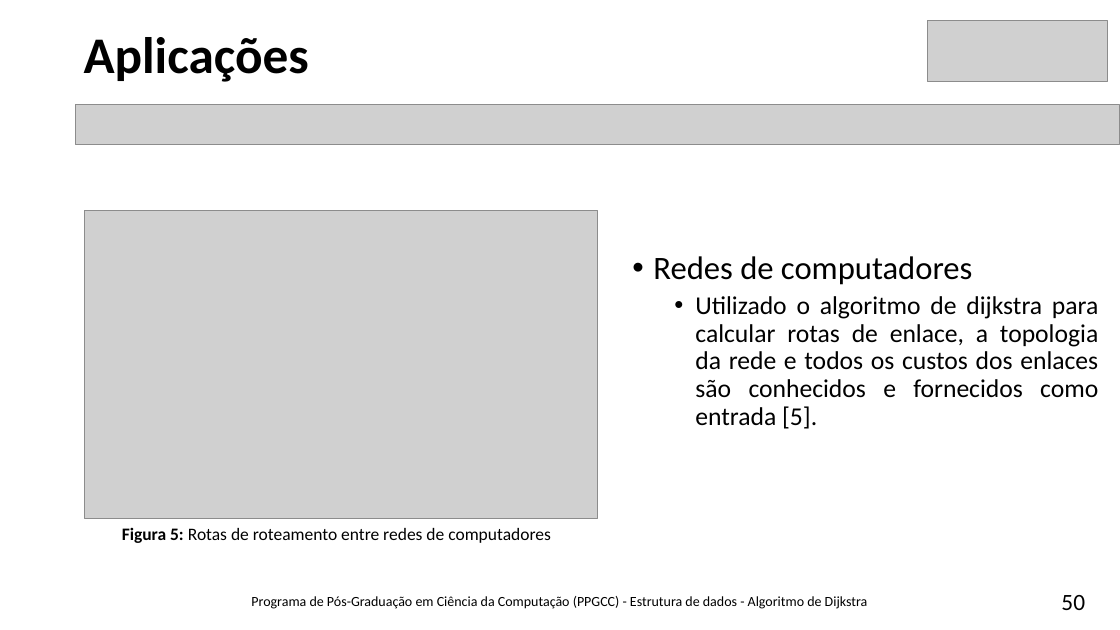
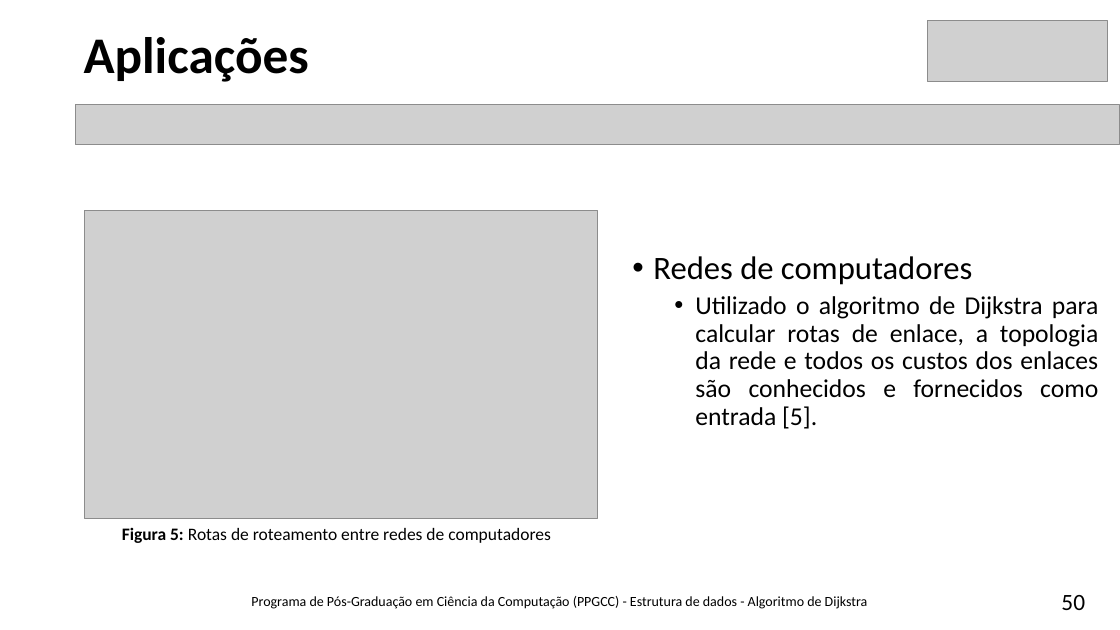
Before and after one commit to brunoslima/Dijkstra-Algorithm, a slide deck: slide 50 of Theory/Algoritmo-Dijkstra-BrunoLima.pptx. Drawn at 1120x630 pixels with LibreOffice and Linux fonts; fonts in the diff are those of the drawing; grey boxes stand for pictures. Boxes give left, top, right and bottom in pixels: in the first picture for what was removed or moved away, otherwise in the second. Text is boxed around its words. In the diff, an @@ line names an element or a change of style, - is before the commit and + after.

```diff
--- a/Theory/Algoritmo-Dijkstra-BrunoLima.pptx
+++ b/Theory/Algoritmo-Dijkstra-BrunoLima.pptx
@@ text at bbox=[695, 296, 1098, 429]: text changed @@
-  • Utilizado o algoritmo de dijkstra para calcular rotas de enlace, a topologia da rede e todos os custos dos enlaces são conhecidos e fornecidos como entrada [5].
+  • Utilizado o algoritmo de Dijkstra para calcular rotas de enlace, a topologia da rede e todos os custos dos enlaces são conhecidos e fornecidos como entrada [5].
```
Also in this commit, not shown: 1 other slide changed, 1 slide added, 3 other files.
